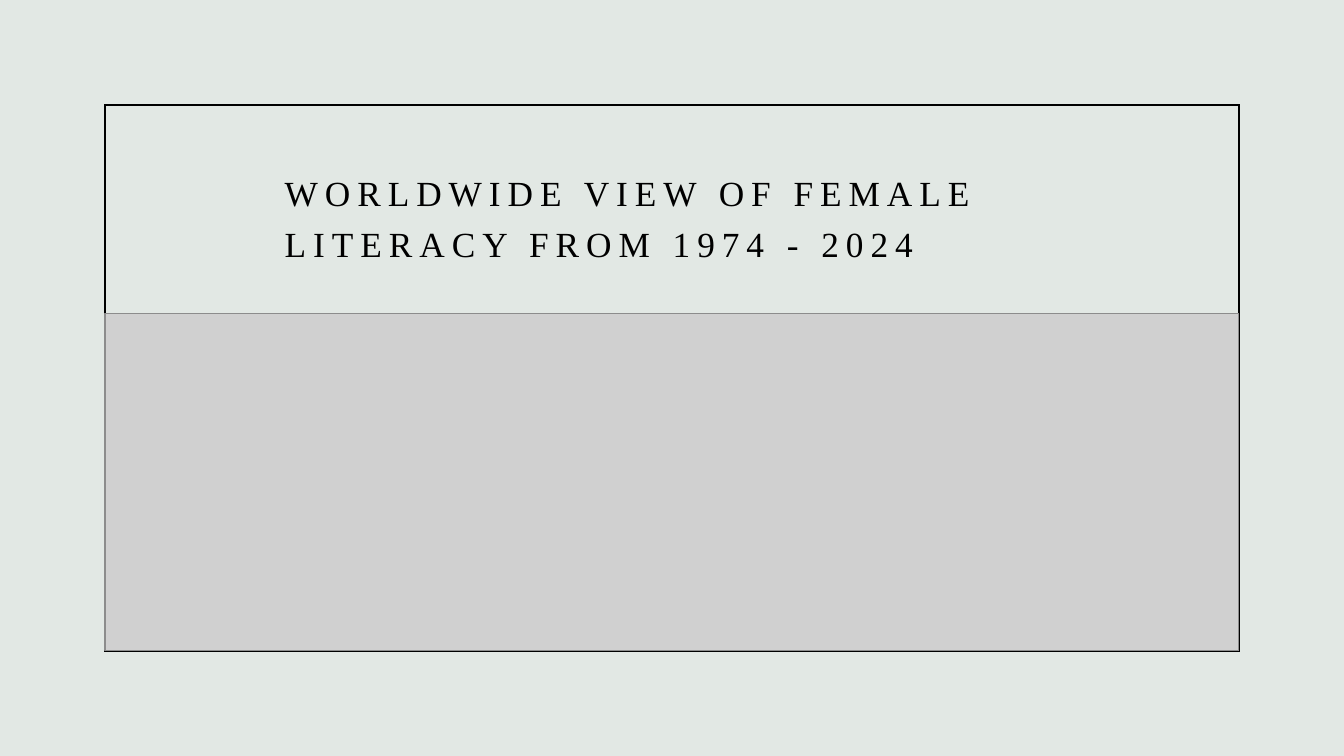
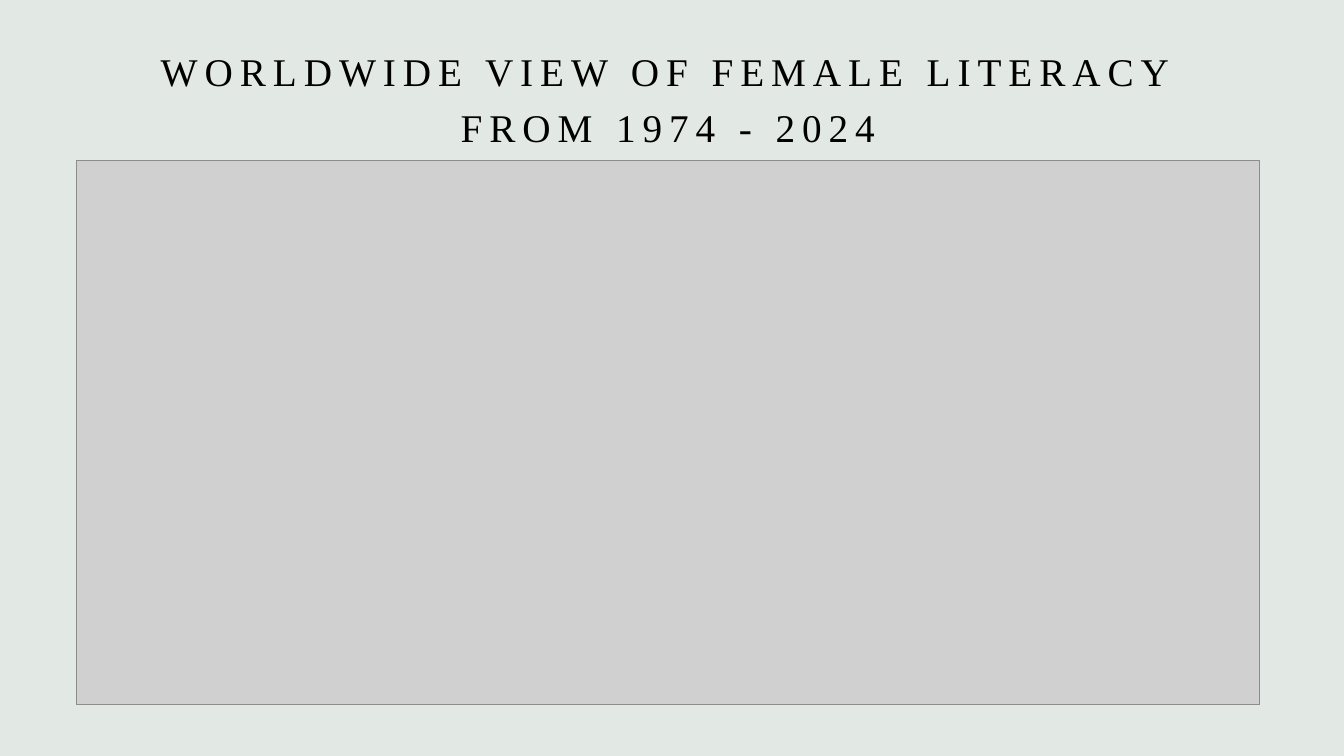
Before and after one commit to Blackbullbjj/female_work_history, a slide deck: slide 3 of female_work_history.pptx. Drawn at 1344x756 pixels with LibreOffice and Linux fonts; fonts in the diff are those of the drawing; grey boxes stand for pictures. Boxes give left, top, right and bottom in pixels: in the first picture for what was removed or moved away, otherwise in the second. Text is boxed around its words. In the diff, an @@ line names an element or a change of style, - is before the commit and + after.

Commit message:
Few more updates

```diff
--- a/female_work_history.pptx
+++ b/female_work_history.pptx
@@ title "WORLDWIDE VIEW OF FEMALE LITERACY ...": place and size @@
-title "WORLDWIDE VIEW OF FEMALE LITERACY ..." at [285,182,970,258]
+title "WORLDWIDE VIEW OF FEMALE LITERACY ..." at [161,60,1169,143]
@@ title "WORLDWIDE VIEW OF FEMALE LITERACY ..." at [161,60,1169,143]: size 25.2 to 28 pt; alignment left to centre @@
@@ rectangle removed at [105,105,1239,651] @@
@@ picture: place and size @@
-picture at [105,314,1239,651]
+picture at [77,160,1260,705]
```
Also in this commit, not shown: 5 other slides changed.
